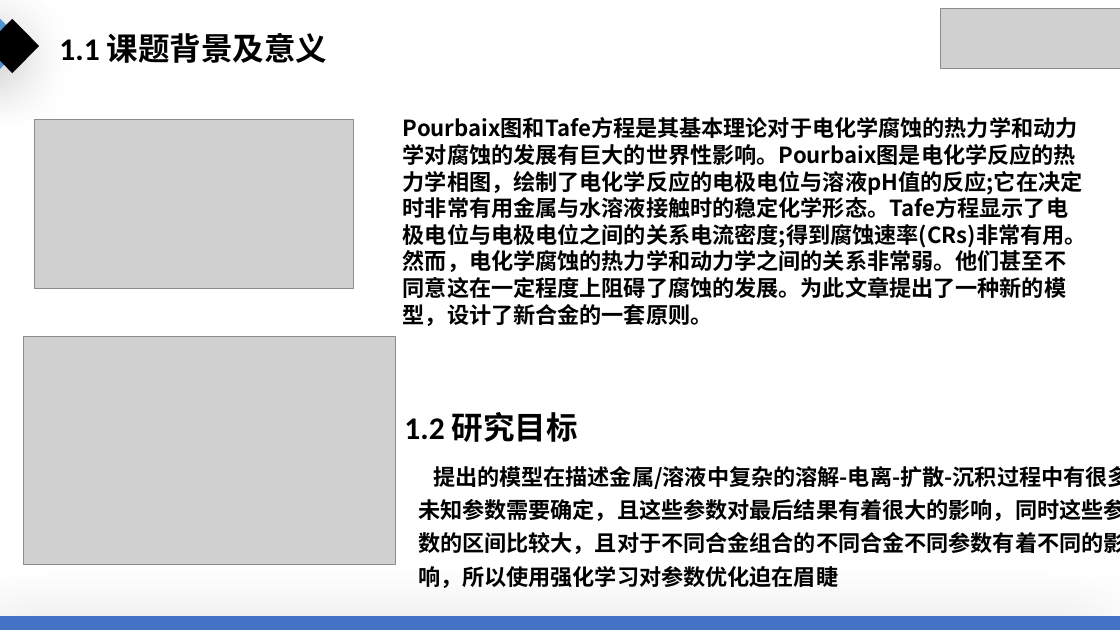
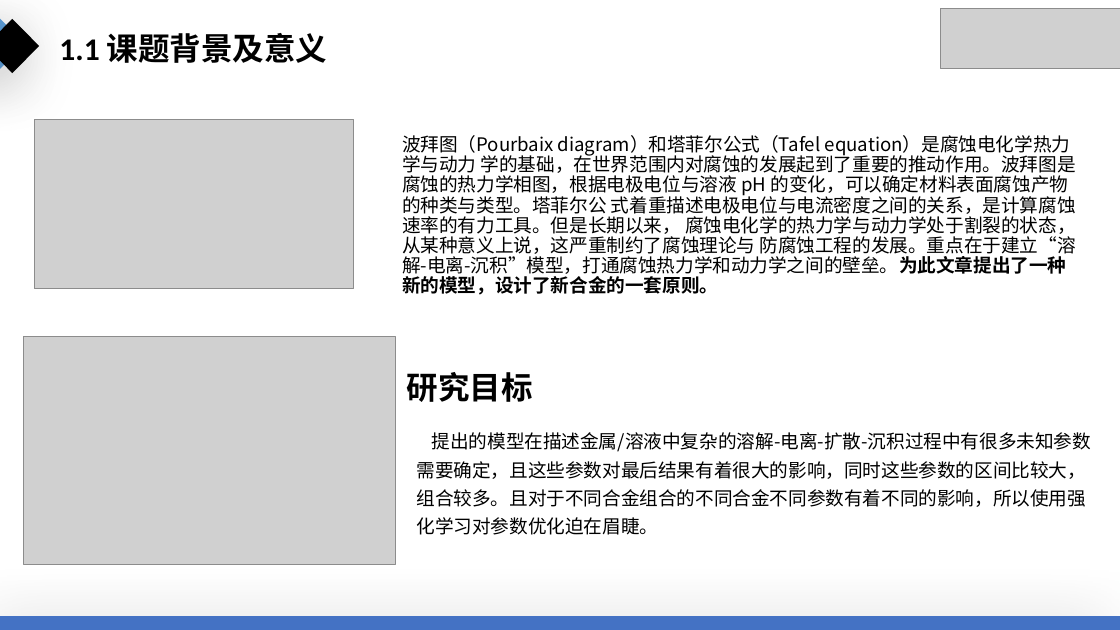
Before and after one commit to Dongboy111/bs-mid, a slide deck: slide 4 of docs/邵亚东.pptx. Drawn at 1120x630 pixels with LibreOffice and Linux fonts; fonts in the diff are those of the drawing; grey boxes stand for pictures. Boxes give left, top, right and bottom in pixels: in the first picture for what was removed or moved away, otherwise in the second. Text is boxed around its words. In the diff, an @@ line names an element or a change of style, - is before the commit and + after.

```diff
--- a/docs/邵亚东.pptx
+++ b/docs/邵亚东.pptx
@@ text at (x1=402, y1=135, x2=1076, y2=295): text changed; size 19 to 16 pt; bold off @@
-Pourbaix图和Tafe方程是其基本理论对于电化学腐蚀的热力学和动力学对腐蚀的发展有巨大的世界性影响。Pourbaix图是电化学反应的热力学相图，绘制了电化学反应的电极电位与溶液pH值的反应;它在决定时非常有用金属与水溶液接触时的稳定化学形态。Tafe方程显示了电极电位与电极电位之间的关系电流密度;得到腐蚀速率(CRs)非常有用。然而，电化学腐蚀的热力学和动力学之间的关系非常弱。他们甚至不同意这在一定程度上阻碍了腐蚀的发展。为此文章提出了一种新的模型，设计了新合金的一套原则。
+波拜图（Pourbaix diagram）和塔菲尔公式（Tafel equation）是腐蚀电化学热力学与动力 学的基础，在世界范围内对腐蚀的发展起到了重要的推动作用。波拜图是腐蚀的热力学相图，根据电极电位与溶液 pH 的变化，可以确定材料表面腐蚀产物的种类与类型。塔菲尔公 式着重描述电极电位与电流密度之间的关系，是计算腐蚀速率的有力工具。但是长期以来， 腐蚀电化学的热力学与动力学处于割裂的状态，从某种意义上说，这严重制约了腐蚀理论与 防腐蚀工程的发展。重点在于建立“溶解-电离-沉积”模型，打通腐蚀热力学和动力学之间的壁垒。为此文章提出了一种新的模型，设计了新合金的一套原则。
@@ text at (x1=407, y1=372, x2=533, y2=402): text changed @@
-1.2 研究目标
+研究目标
@@ text at (x1=417, y1=432, x2=1091, y2=535): text changed; size 19 to 16 pt; bold off @@
-提出的模型在描述金属/溶液中复杂的溶解-电离-扩散-沉积过程中有很多未知参数需要确定，且这些参数对最后结果有着很大的影响，同时这些参数的区间比较大，且对于不同合金组合的不同合金不同参数有着不同的影响，所以使用强化学习对参数优化迫在眉睫
+提出的模型在描述金属/溶液中复杂的溶解-电离-扩散-沉积过程中有很多未知参数需要确定，且这些参数对最后结果有着很大的影响，同时这些参数的区间比较大，组合较多。且对于不同合金组合的不同合金不同参数有着不同的影响，所以使用强化学习对参数优化迫在眉睫。
```
Also in this commit, not shown: 7 other slides changed, 2 slides added, 2 slides removed.
